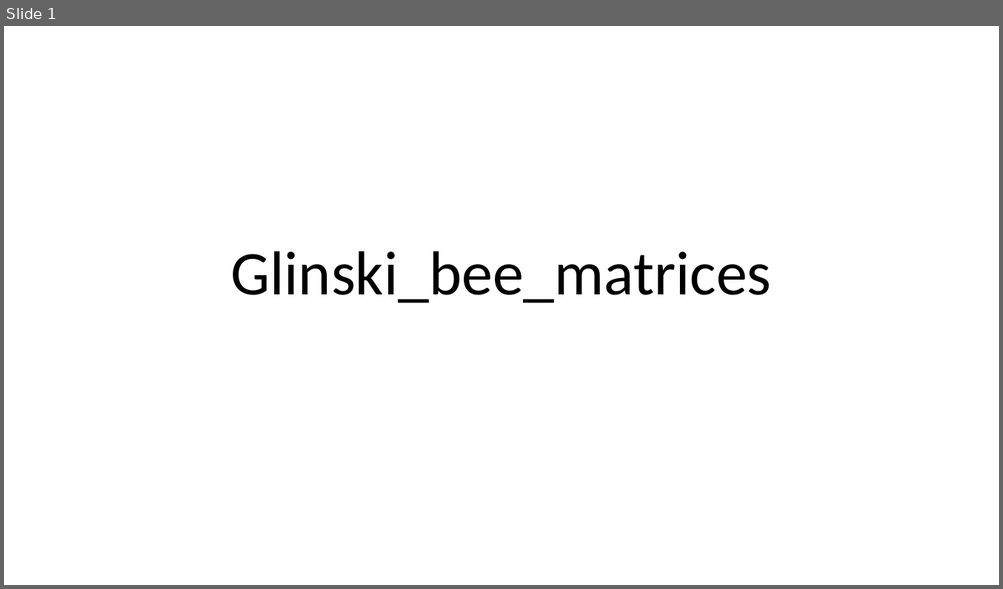
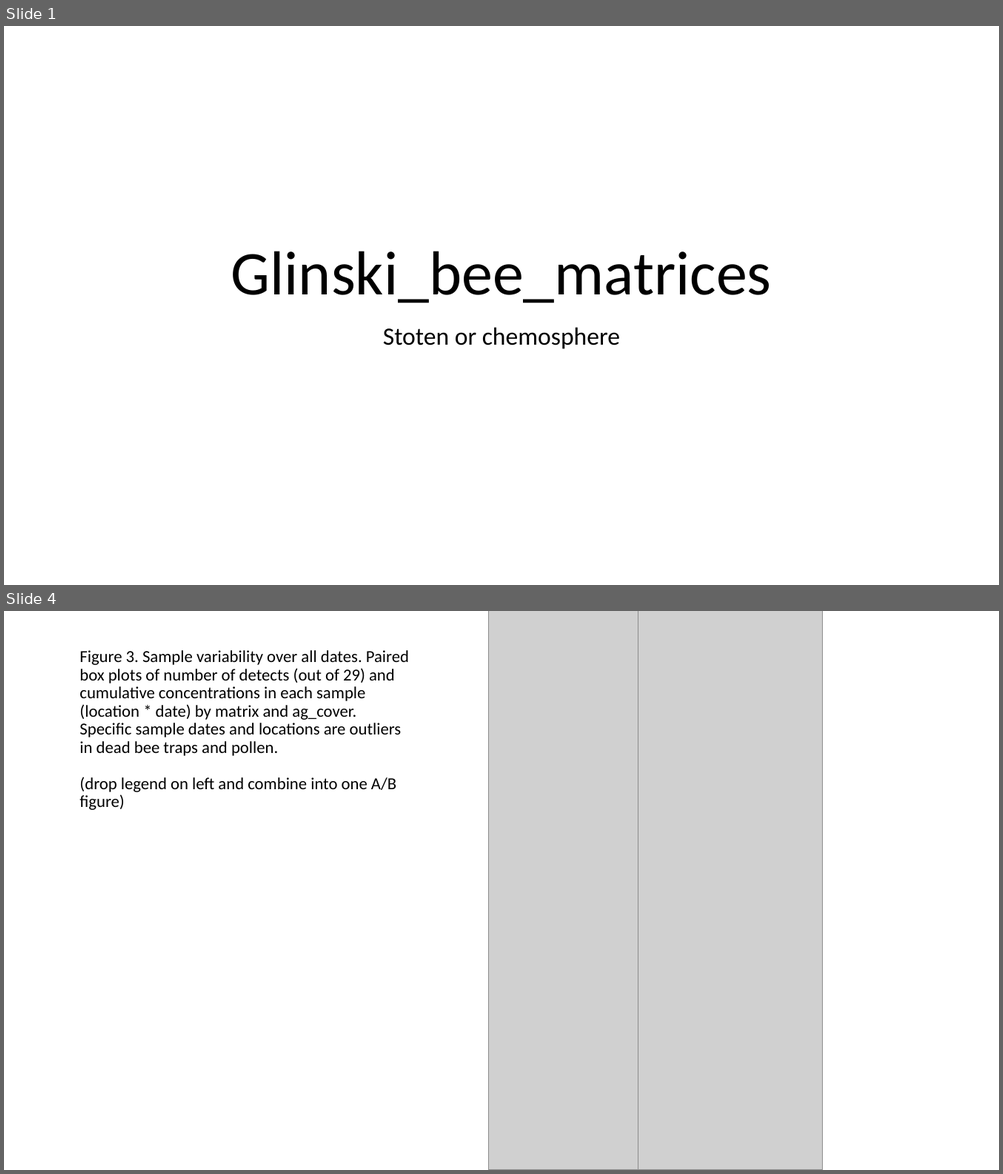
Before and after one commit to bee-modeling/glinski_bee_matrices, a slide deck: pptx/glinski_bee_matrices.pptx. Shown one above the other, each under a label of ours: slide 1 before the commit, slides 1 and 4 after it; the slides between them are not shown. The pictures are 1003x589 and 1003x1174 pixels, drawn with LibreOffice and Linux fonts; fonts in the diff are those of the drawing; grey boxes stand for pictures. Boxes give left, top, right and bottom in pixels: in the first picture for what was removed or moved away, otherwise in the second. Text is boxed around its words. In the diff, an @@ line names an element or a change of style, - is before the commit and + after.

Commit message:
boxplot comparisons for manuscript figure

```diff
--- a/pptx/glinski_bee_matrices.pptx
+++ b/pptx/glinski_bee_matrices.pptx
@@ slide 4 added at (4,611,999,1170), background #FFFFFF @@
@@ picture added at (488,611,679,1170) @@
@@ picture added at (637,611,822,1170) @@
@@ title added at (79,650,409,810), 16.2 pt, text #000000 @@
+Figure 3. Sample variability over all dates. Paired box plots of number of detects (out of 29) and cumulative concentrations in each sample (location * date) by matrix and ag_cover. Specific sample dates and locations are outliers in dead bee traps and pollen.
+(drop legend on left and combine into one A/B figure)
@@ slide 1 changed as well @@
@@ subtitle added at (383,327,620,349), 24 pt, text #000000 @@
+Stoten or chemosphere
```
Also in this commit, not shown: 2 other slides changed, 3 other slides added, 3 slides removed, 4 other files.
